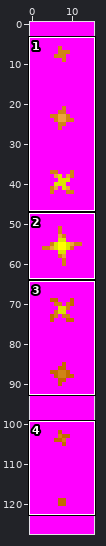
Two states of a sprite sheet, arm9/graphics/BonusSparkle.png. The picture above shows the old version from afar; the outline marks the close-up.
Close-up. As it was:
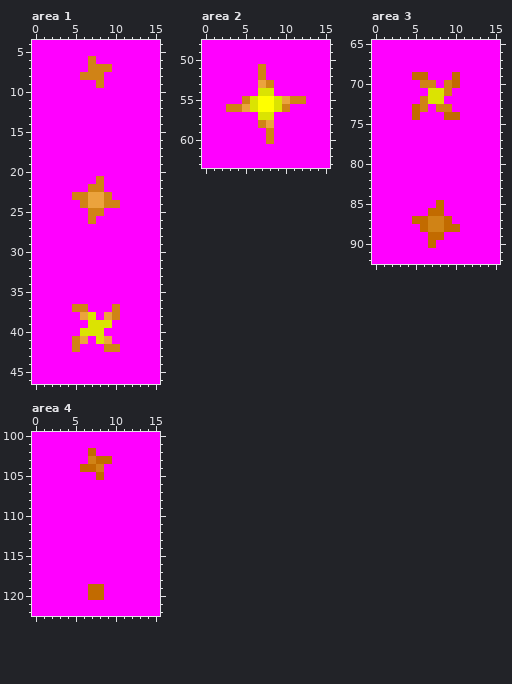
The file is 16x128 pixels. Shown: area 1: x 0..15, y 4..46; area 2: x 0..15, y 48..63; area 3: x 0..15, y 65..92; area 4: x 0..15, y 100..122.
Once edited:
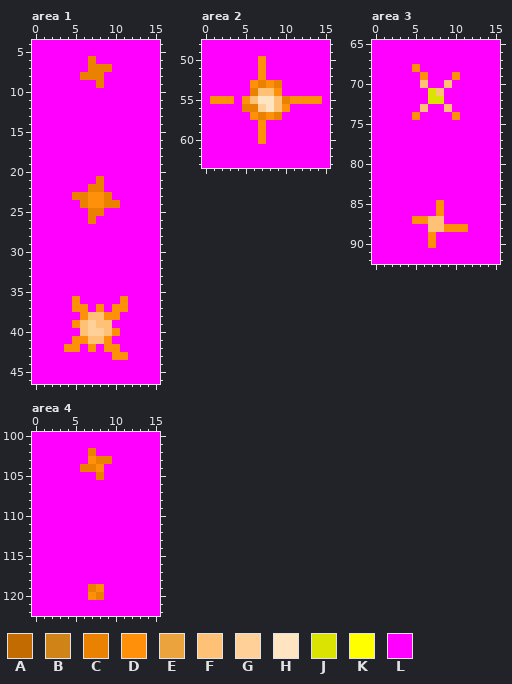
Palette (. is transparent): A #c26b00  B #d08316  C #eb8100  D #ff910a  E #eba33d  F #ffc175  G #ffd199  H #ffe4c2  J #dbe302  K #ffff00  L #ff00ff
Edits made:
Changed rows in their new state; - is an unchanged pixel.
Area 1:
first column x 6:
 6 -C--
 7 -CCC
 8 CCC-
 9 --C-
first column x 5:
21 ---C--
22 --CC--
23 CCDDC-
24 -CDDCC
25 --CC--
26 --C---
first column x 4:
36 -D-----D
37 -DD-D-DD
38 --DFFDD-
39 -DFGFF--
40 --FGGFD-
41 -DDFFD--
42 DD-D-DD-
43 ------DD
Area 2:
first column x 1:
50 ------D-------
51 ------D-------
52 ------D-------
53 -----DCDC-----
54 -----CFFD-----
55 DDD-DFHHFCDDDD
56 --LLCCGHFD----
57 -----DCDC-----
58 ------DL------
59 ------DL------
60 ------DL------
Area 3:
first column x 5:
68 D-----
69 LD---D
70 -FL-FL
71 ---FL-
72 -L----
73 LF-LF-
74 D---LD
first column x 5:
85 ---D---
86 --LD---
87 DDFFL--
88 -LFFDDD
89 --DL---
90 --D----
Area 4:
first column x 6:
102 -C--
103 -DCC
104 CCD-
105 --C-
first column x 7:
119 CD
120 DC
Changed places in both close-ups, as pixel boxes (x1, y1, x2, y2):
changed: (80, 56, 112, 88)
changed: (72, 176, 120, 224)
changed: (64, 296, 128, 360)
changed: (210, 56, 322, 144)
changed: (412, 64, 460, 120)
changed: (412, 200, 468, 248)
changed: (80, 448, 112, 480)
changed: (88, 584, 104, 600)
